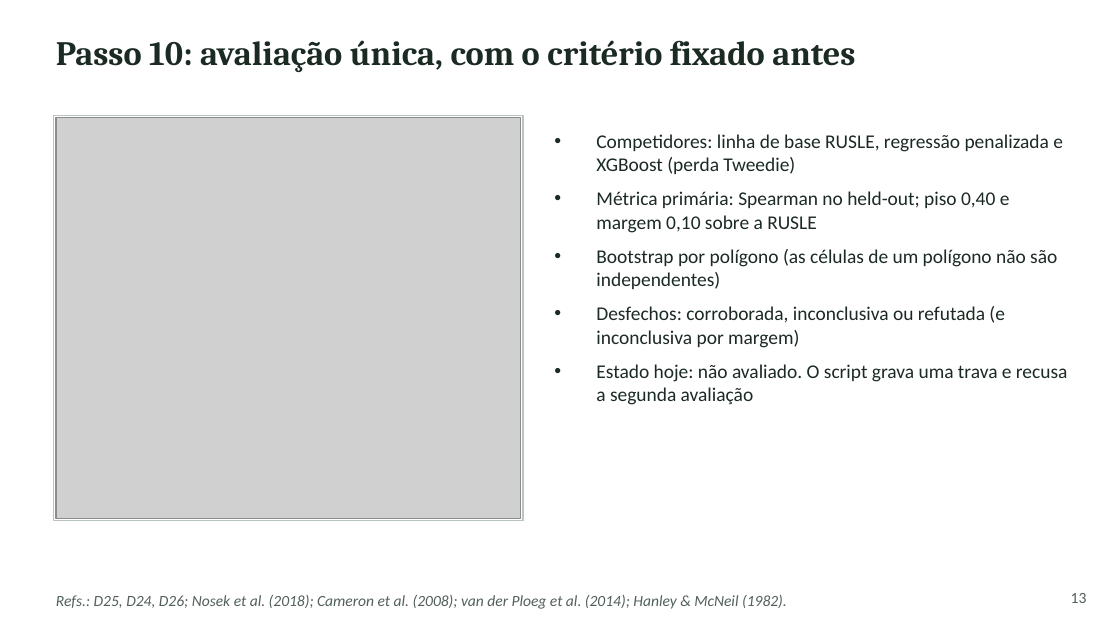
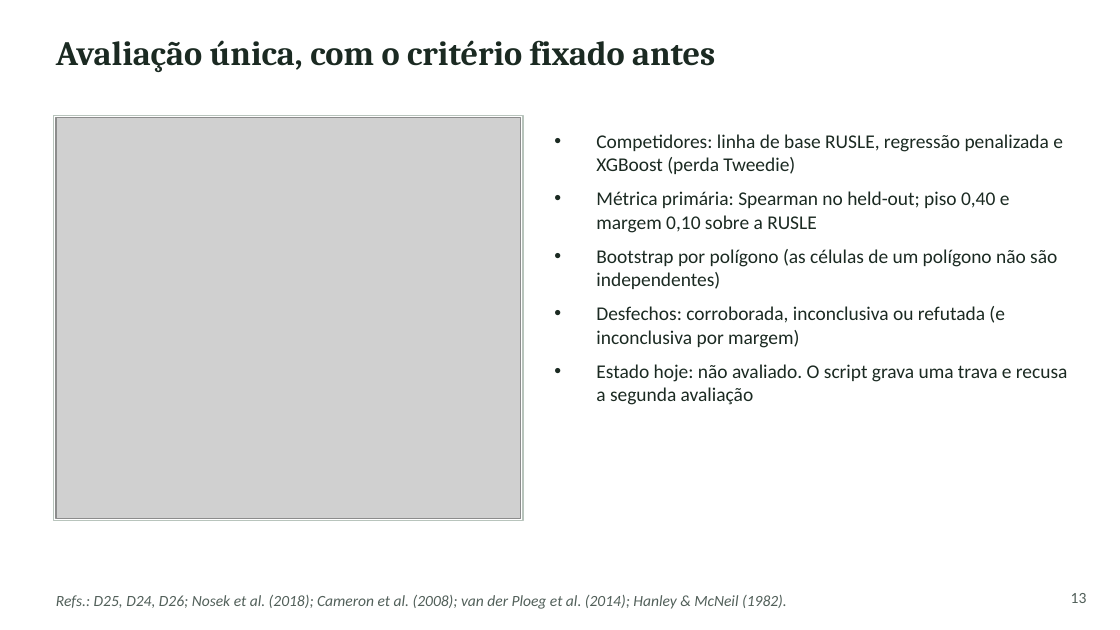
Before and after one commit to RedZardoz/localizador-erosao-v02, a slide deck: slide 13 of docs/Apresentacao_SAREL_Plataforma_Metodo_Desafios.pptx. Drawn at 1120x630 pixels with LibreOffice and Linux fonts; fonts in the diff are those of the drawing; grey boxes stand for pictures. Boxes give left, top, right and bottom in pixels: in the first picture for what was removed or moved away, otherwise in the second. Text is boxed around its words. In the diff, an @@ line names an element or a change of style, - is before the commit and + after.

```diff
--- a/docs/Apresentacao_SAREL_Plataforma_Metodo_Desafios.pptx
+++ b/docs/Apresentacao_SAREL_Plataforma_Metodo_Desafios.pptx
@@ text at <box>56,40,715,72</box>: text changed @@
-Passo 10: avaliação única, com o critério fixado antes
+Avaliação única, com o critério fixado antes
```
Also in this commit, not shown: 4 other slides changed.
